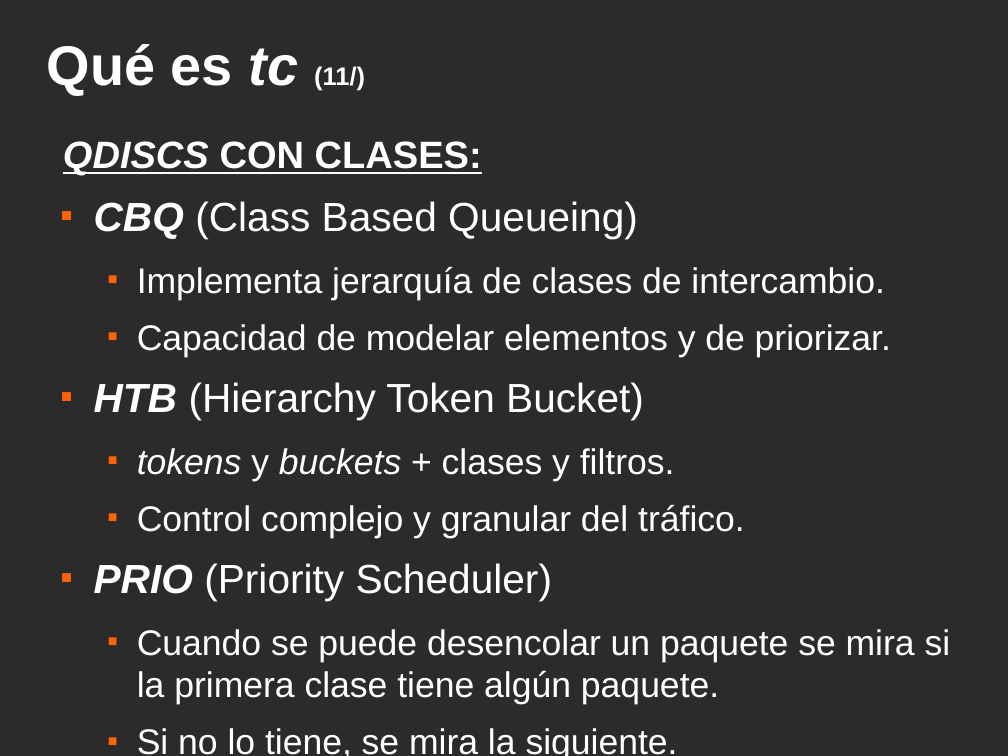
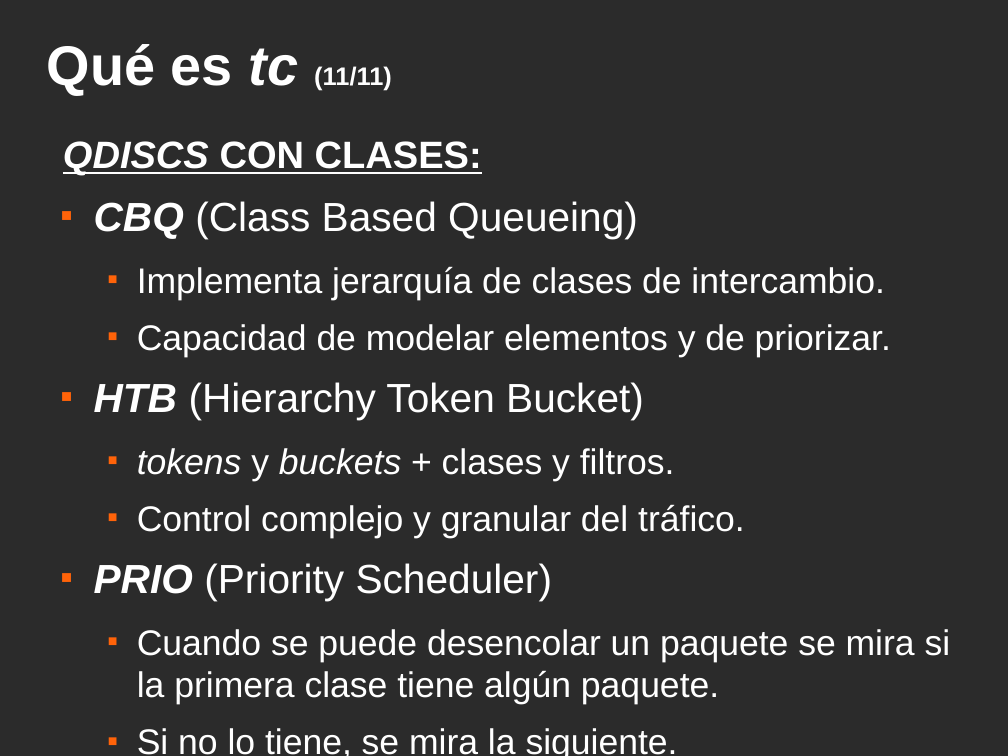
Before and after one commit to srug86/trabajos5oesi.pirs, a slide deck: slide 14 of present/slices.odp. Drawn at 1008x756 pixels with LibreOffice and Linux fonts; fonts in the diff are those of the drawing; background and template pictures are left out; a plain dark background stands for a picture behind light text. Boxes give left, top, right and bottom in pixels: in the first picture for what was removed or moved away, otherwise in the second. Text is boxed around its words. In the diff, an @@ line names an element or a change of style, - is before the commit and + after.

```diff
--- a/present/slices.odp
+++ b/present/slices.odp
@@ title at bbox=[47, 44, 392, 95]: text changed @@
-Qué es tc (11/)
+Qué es tc (11/11)
```
Also in this commit, not shown: 10 other slides changed, 8 slides added, 1 other file.
